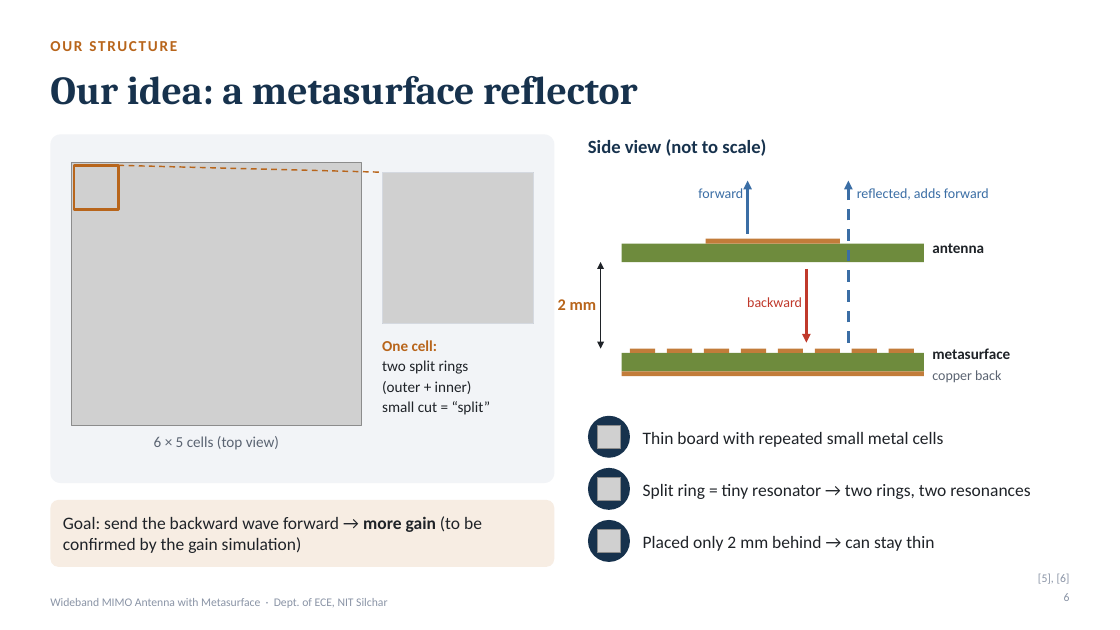
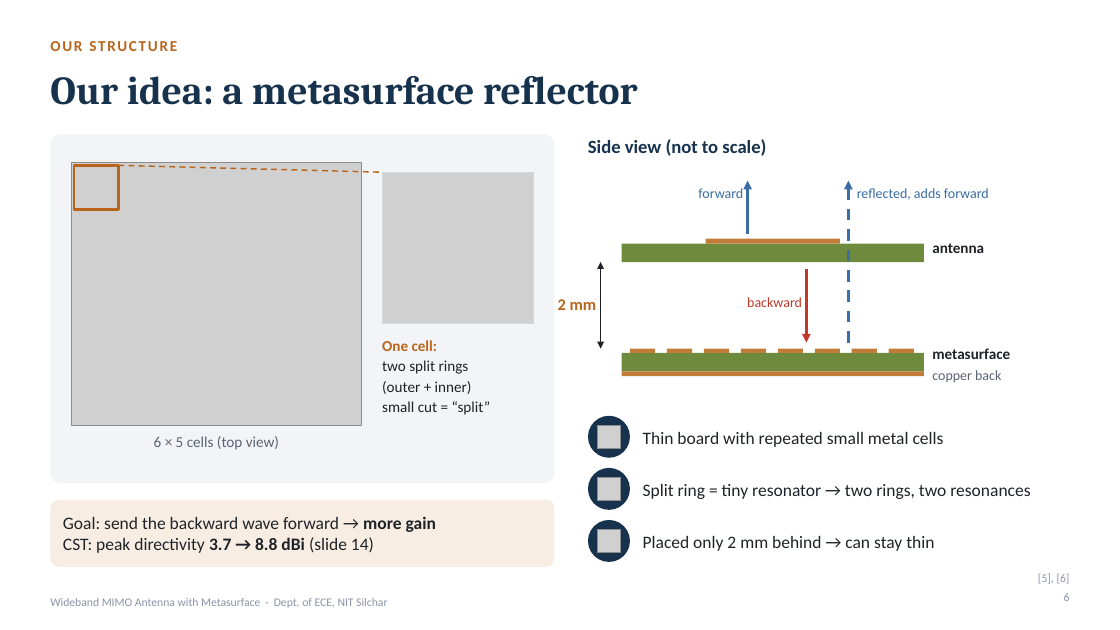
Before and after one commit to Ezed9/fyp-mimo-antenna-metasurface, a slide deck: slide 6 of presentation/FYP_Presentation.pptx. Drawn at 1120x630 pixels with LibreOffice and Linux fonts; fonts in the diff are those of the drawing; grey boxes stand for pictures. Boxes give left, top, right and bottom in pixels: in the first picture for what was removed or moved away, otherwise in the second. Text is boxed around its words. In the diff, an @@ line names an element or a change of style, - is before the commit and + after.

```diff
--- a/presentation/FYP_Presentation.pptx
+++ b/presentation/FYP_Presentation.pptx
@@ text at bbox=[63, 516, 436, 553]: text changed @@
-Goal: send the backward wave forward → more gain (to be confirmed by the gain simulation)
+Goal: send the backward wave forward → more gain
+CST: peak directivity 3.7 → 8.8 dBi (slide 14)
```
Also in this commit, not shown: 5 other slides changed, 1 slide added, 2 other files.
